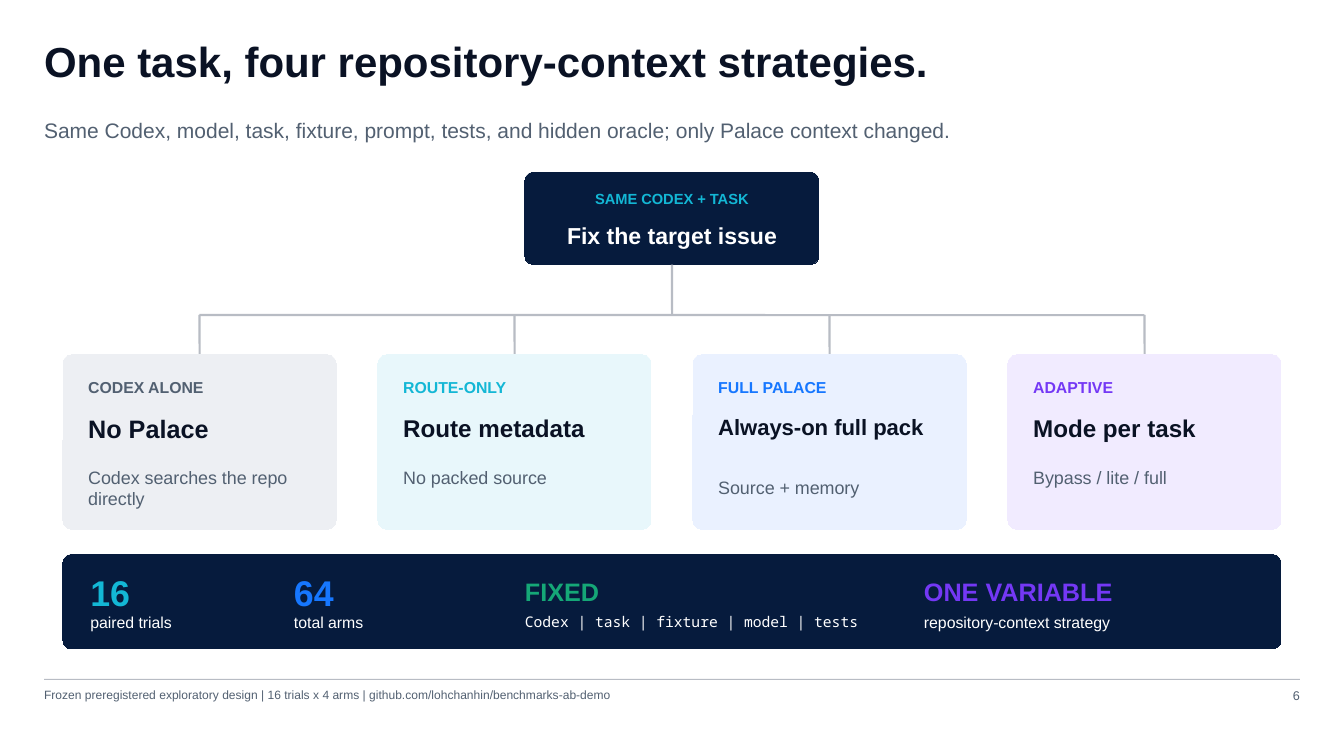
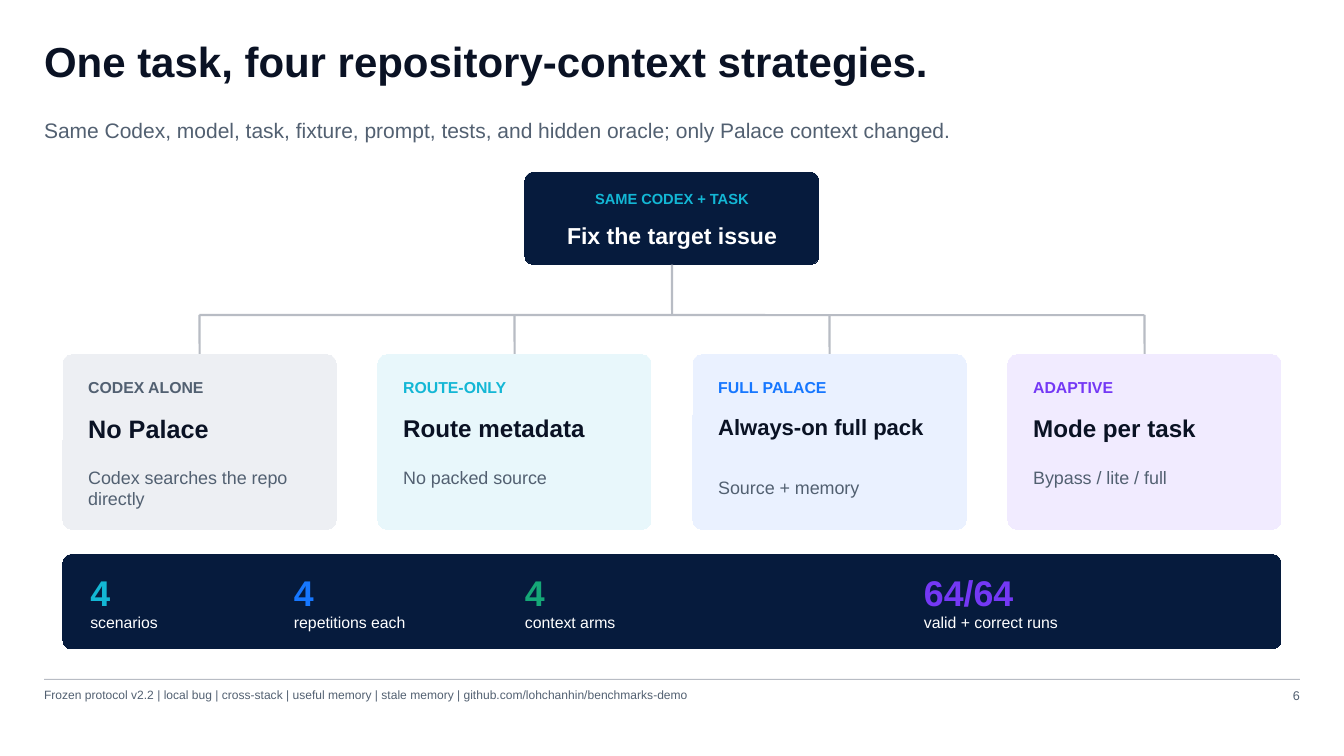
Before and after one commit to lohchanhin/vertex-palace, a slide deck: slide 6 of outputs/vertex-palace-build-week-demo.pptx. Drawn at 1344x756 pixels with LibreOffice and Linux fonts; fonts in the diff are those of the drawing. Boxes give left, top, right and bottom in pixels: in the first picture for what was removed or moved away, otherwise in the second. Text is boxed around its words. In the diff, an @@ line names an element or a change of style, - is before the commit and + after.

Commit message:
docs: chart public benchmark evidence

```diff
--- a/outputs/vertex-palace-build-week-demo.pptx
+++ b/outputs/vertex-palace-build-week-demo.pptx
@@ text at (90,581,110,606): text changed @@
-16
+4
@@ text at (294,581,314,606): text changed @@
-64
+4
@@ text at (525,581,545,606): text changed; size 18 to 25.5 pt @@
-FIXED
+4
@@ text at (924,580,1013,607): text changed; size 18 to 25.5 pt @@
-ONE VARIABLE
+64/64
@@ text at (90,616,158,628): text changed @@
-paired trials
+scenarios
@@ text at (294,616,405,632): text changed @@
-total arms
+repetitions each
@@ text at (525,617,615,628): text changed; size 10.5 to 11.2 pt; font Noto Sans Mono to Arial @@
-Codex | task | fixture | model | tests
+context arms
@@ text at (924,616,1058,628): text changed @@
-repository-context strategy
+valid + correct runs
@@ text at (44,690,688,702): text changed @@
-Frozen preregistered exploratory design | 16 trials x 4 arms | github.com/lohchanhin/benchmarks-ab-demo
+Frozen protocol v2.2 | local bug | cross-stack | useful memory | stale memory | github.com/lohchanhin/benchmarks-demo
```
Also in this commit, not shown: 2 slides added, 2 slides removed, 1 other file.
